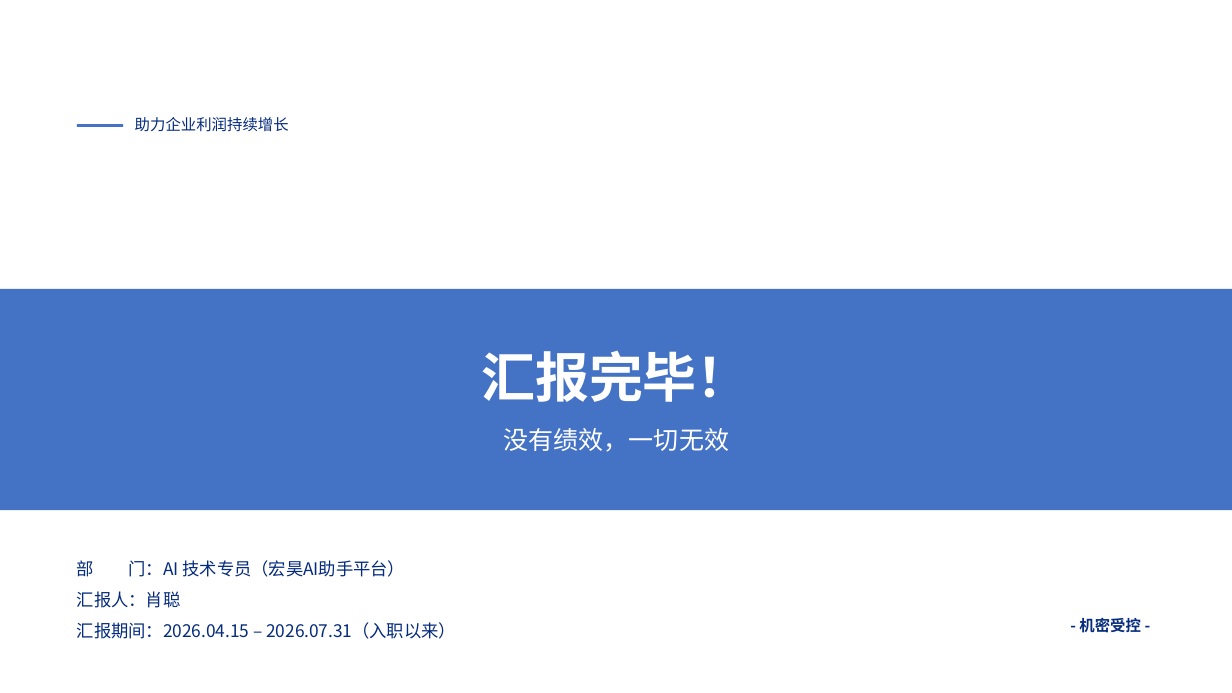
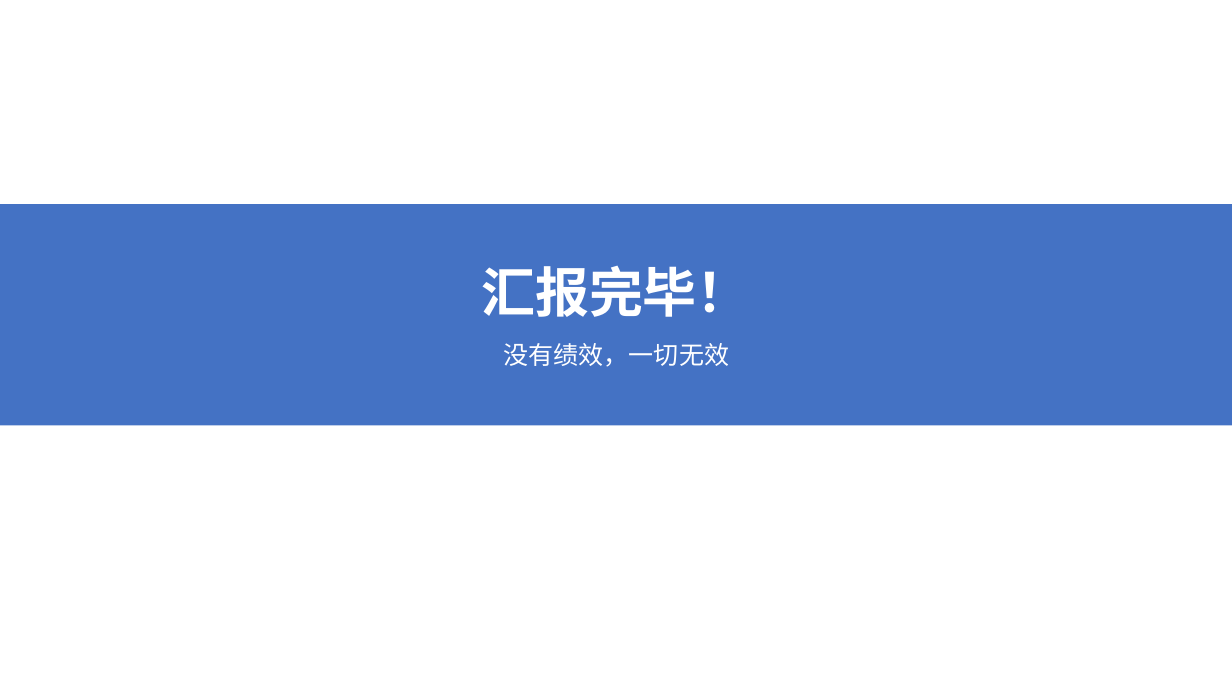
Before and after one commit to liellaaaaa/lw, a slide deck: slide 12 of PPT/入职以来AI工作复盘/入职以来AI工作复盘.pptx (slide 13 before the commit). Drawn at 1232x693 pixels with LibreOffice and Linux fonts; fonts in the diff are those of the drawing. Boxes give left, top, right and bottom in pixels: in the first picture for what was removed or moved away, otherwise in the second. Text is boxed around its words. In the diff, an @@ line names an element or a change of style, - is before the commit and + after.

```diff
--- a/PPT/入职以来AI工作复盘/入职以来AI工作复盘.pptx
+++ b/PPT/入职以来AI工作复盘/入职以来AI工作复盘.pptx
@@ text removed at [135, 117, 289, 132] @@
-助力企业利润持续增长
@@ rectangle removed at [77, 124, 123, 127] @@
@@ 2 texts, 1 rectangle: place and size @@
-2 texts, 1 rectangle at [0, 288, 1232, 510]
+2 texts, 1 rectangle at [0, 204, 1232, 426]
@@ text removed at [77, 560, 406, 577] @@
-部 门：AI 技术专员（宏昊AI助手平台）
@@ text removed at [77, 591, 181, 608] @@
-汇报人：肖聪
@@ text removed at [77, 622, 456, 639] @@
-汇报期间：2026.04.15 – 2026.07.31（入职以来）
@@ text removed at [1079, 618, 1141, 633] @@
-- 机密受控 -
```
Also in this commit, not shown: 3 other slides changed, 1 slide removed, 1 other file.
